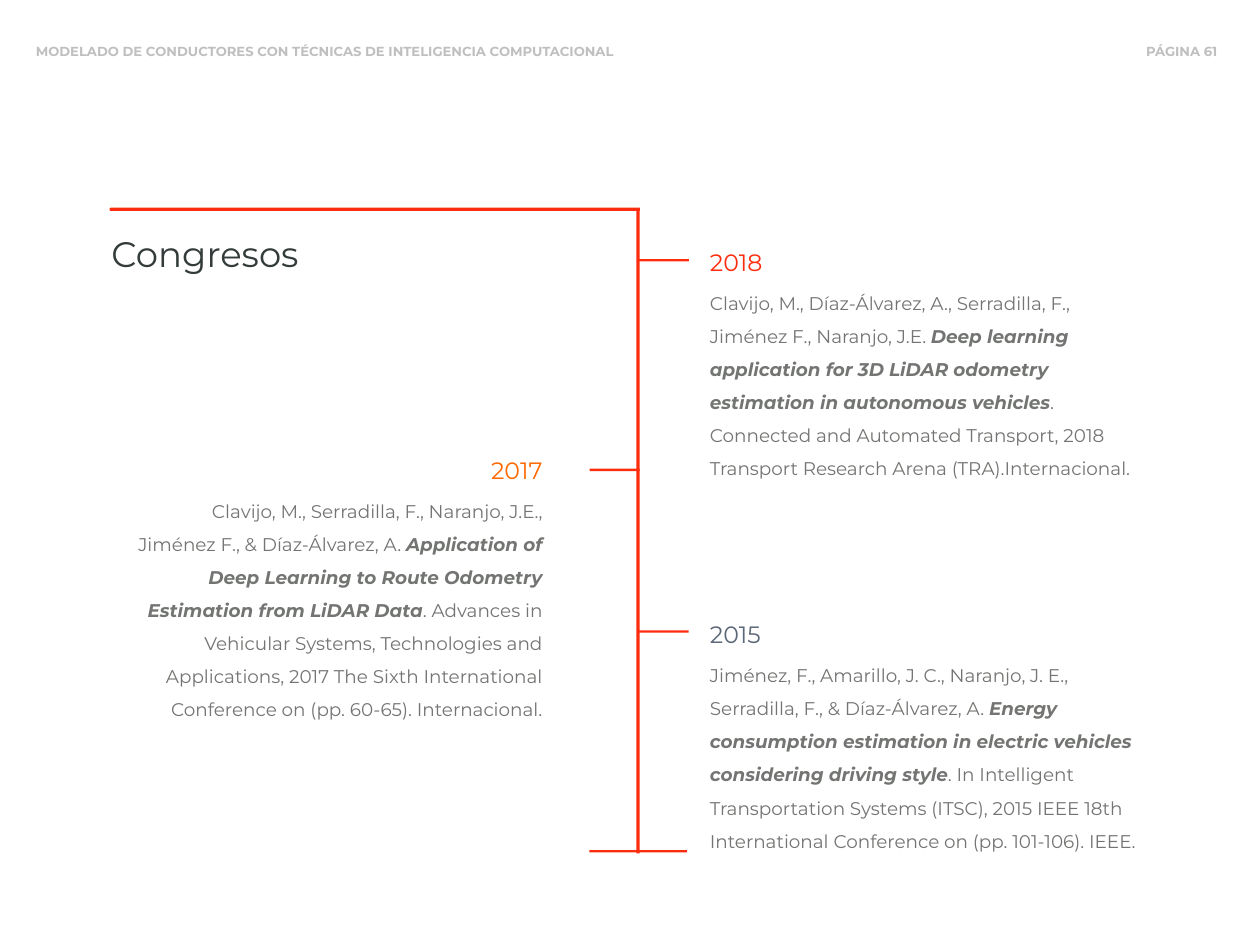
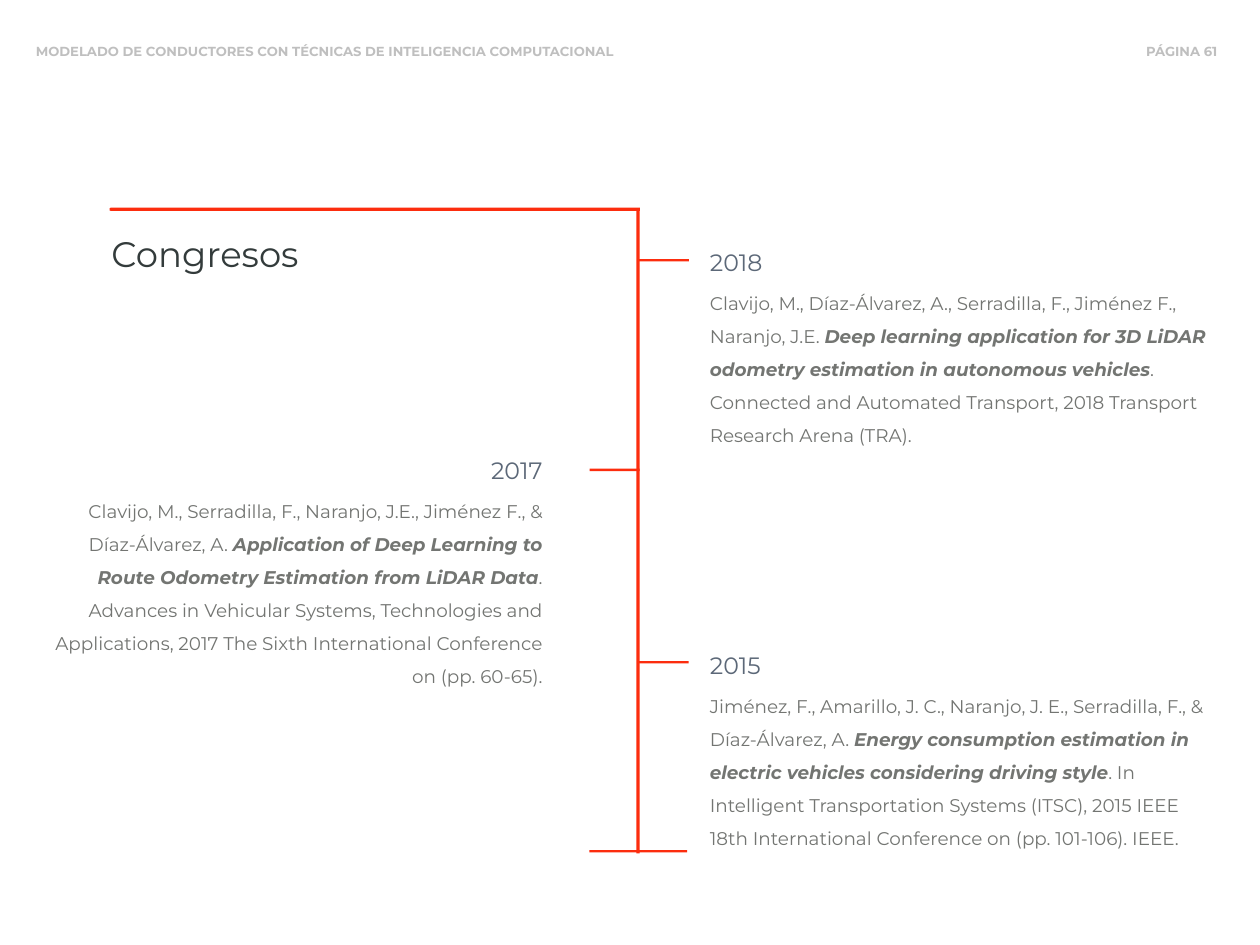
Before and after one commit to blazaid/PhD-Alberto, a slide deck: slide 61 of slides/phd-slides.pptx. Drawn at 1260x945 pixels with LibreOffice and Linux fonts; fonts in the diff are those of the drawing. Boxes give left, top, right and bottom in pixels: in the first picture for what was removed or moved away, otherwise in the second. Text is boxed around its words. In the diff, an @@ line names an element or a change of style, - is before the commit and + after.

```diff
--- a/slides/phd-slides.pptx
+++ b/slides/phd-slides.pptx
@@ text "2018" at <box>710,254,763,271</box>: text colour #FC2D0E to #5C6878 @@
@@ text at <box>710,294,1206,446</box>: text changed @@
-Clavijo, M., Díaz-Álvarez, A., Serradilla, F., Jiménez F., Naranjo, J.E. Deep learning application for 3D LiDAR odometry estimation in autonomous vehicles. Connected and Automated Transport, 2018 Transport Research Arena (TRA).Internacional.
+Clavijo, M., Díaz-Álvarez, A., Serradilla, F., Jiménez F., Naranjo, J.E. Deep learning application for 3D LiDAR odometry estimation in autonomous vehicles. Connected and Automated Transport, 2018 Transport Research Arena (TRA).
@@ text "2017" at <box>491,462,542,479</box>: text colour #FF6902 to #5C6878 @@
@@ text at <box>55,504,543,687</box>: text changed @@
-Clavijo, M., Serradilla, F., Naranjo, J.E., Jiménez F., & Díaz-Álvarez, A. Application of Deep Learning to Route Odometry Estimation from LiDAR Data. Advances in Vehicular Systems, Technologies and Applications, 2017 The Sixth International Conference on (pp. 60-65). Internacional.
+Clavijo, M., Serradilla, F., Naranjo, J.E., Jiménez F., & Díaz-Álvarez, A. Application of Deep Learning to Route Odometry Estimation from LiDAR Data. Advances in Vehicular Systems, Technologies and Applications, 2017 The Sixth International Conference on (pp. 60-65).
@@ text "2015": place and size @@
-text "2015" at <box>710,626,761,643</box>
+text "2015" at <box>710,657,761,674</box>
@@ rectangle: place and size @@
-rectangle at <box>639,631,689,633</box>
+rectangle at <box>639,661,689,663</box>
@@ text "Jiménez, F., Amarillo, J. C., ..." rewrapped from <box>710,668,1135,852</box> to <box>710,699,1189,849</box> @@
```
Also in this commit, not shown: 35 other slides changed, 1 other file.
